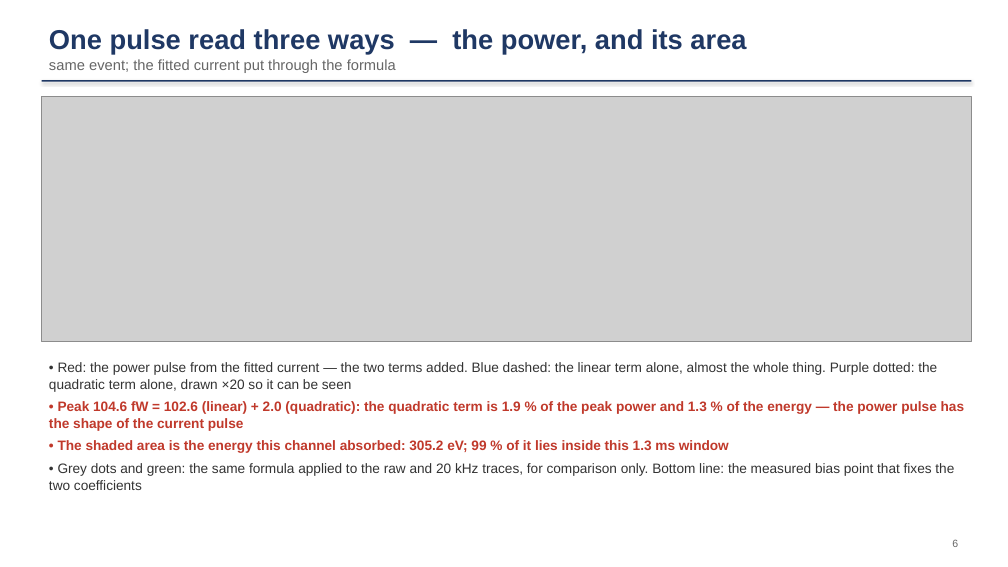
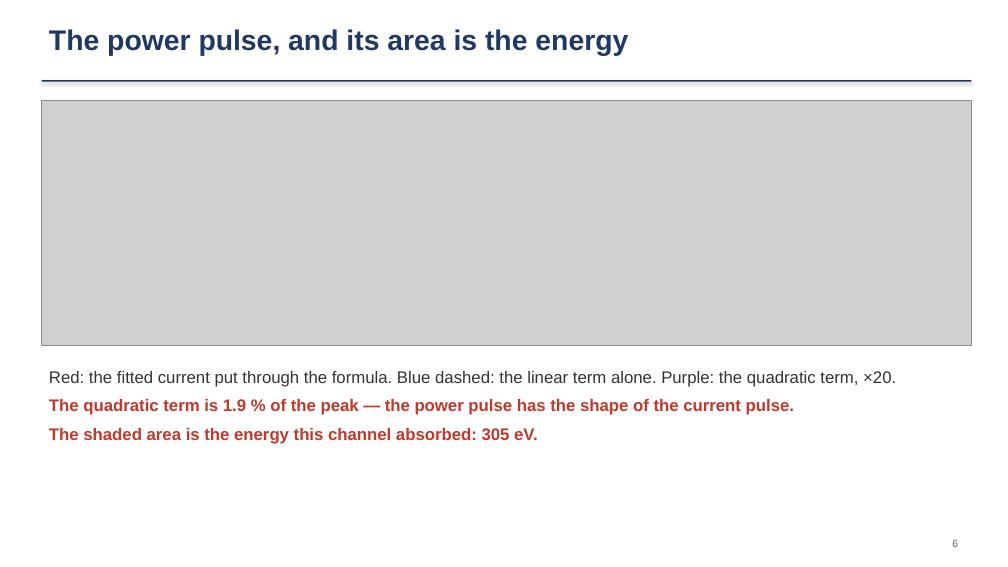
Before and after one commit to ZhihengLi0/urop, a slide deck: slide 6 of snolab/collection_efficiency/presentation/SNOLAB_R4_collection_efficiency_20260910.pptx. Drawn at 1008x567 pixels with LibreOffice and Linux fonts; fonts in the diff are those of the drawing; grey boxes stand for pictures. Boxes give left, top, right and bottom in pixels: in the first picture for what was removed or moved away, otherwise in the second. Text is boxed around its words. In the diff, an @@ line names an element or a change of style, - is before the commit and + after.

```diff
--- a/snolab/collection_efficiency/presentation/SNOLAB_R4_collection_efficiency_20260910.pptx
+++ b/snolab/collection_efficiency/presentation/SNOLAB_R4_collection_efficiency_20260910.pptx
@@ text at (49, 29, 628, 56): text changed; size 14 to 27 pt; text colour #666666 to #1F3864; bold on @@
-One pulse read three ways — the power, and its area
-same event; the fitted current put through the formula
+The power pulse, and its area is the energy
@@ picture: place and size @@
-picture at (42, 97, 972, 343)
+picture at (42, 101, 972, 346)
@@ text at (49, 371, 896, 444): text changed; size 13 to 16 pt; text colour #333333 to #C0392B; bold on @@
-• Red: the power pulse from the fitted current — the two terms added. Blue dashed: the linear term alone, almost the whole thing. Purple dotted: the quadratic term alone, drawn ×20 so it can be seen
-• Peak 104.6 fW = 102.6 (linear) + 2.0 (quadratic): the quadratic term is 1.9 % of the peak power and 1.3 % of the energy — the power pulse has the shape of the current pulse
-• The shaded area is the energy this channel absorbed: 305.2 eV; 99 % of it lies inside this 1.3 ms window
-• Grey dots and green: the same formula applied to the raw and 20 kHz traces, for comparison only. Bottom line: the measured bias point that fixes the two coefficients
+Red: the fitted current put through the formula. Blue dashed: the linear term alone. Purple: the quadratic term, ×20.
+The quadratic term is 1.9 % of the peak — the power pulse has the shape of the current pulse.
+The shaded area is the energy this channel absorbed: 305 eV.
```
Also in this commit, not shown: 14 other slides changed, 2 slides added, 7 slides removed, 5 other files.
